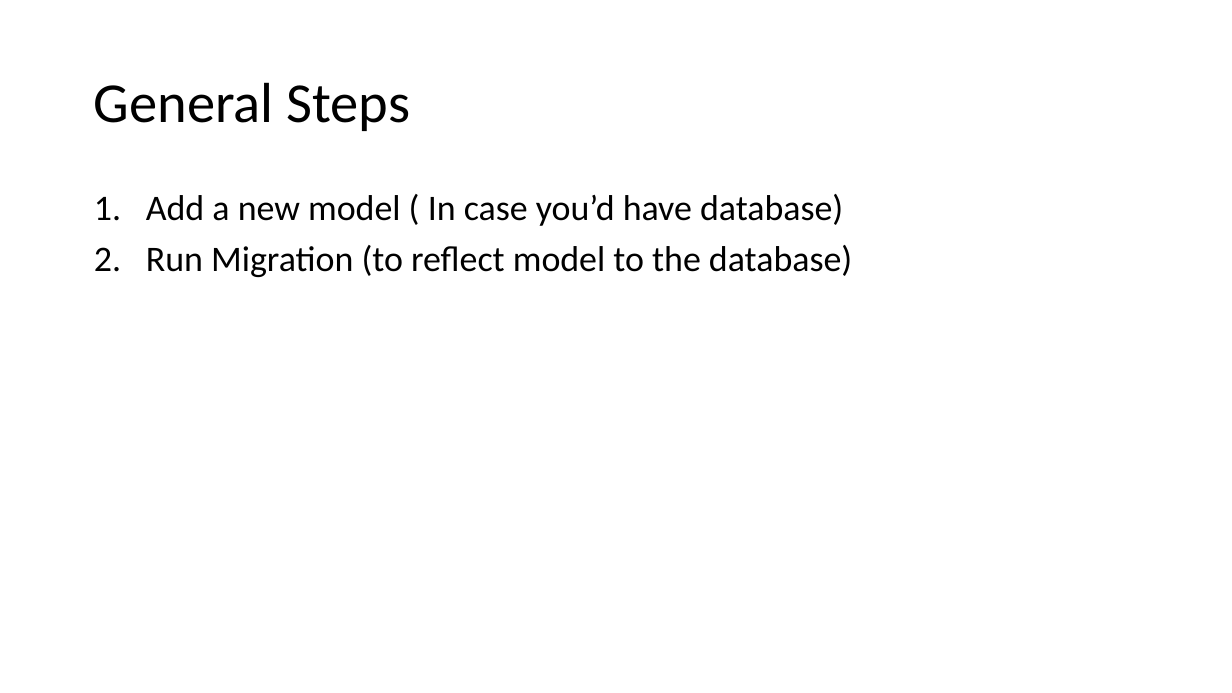
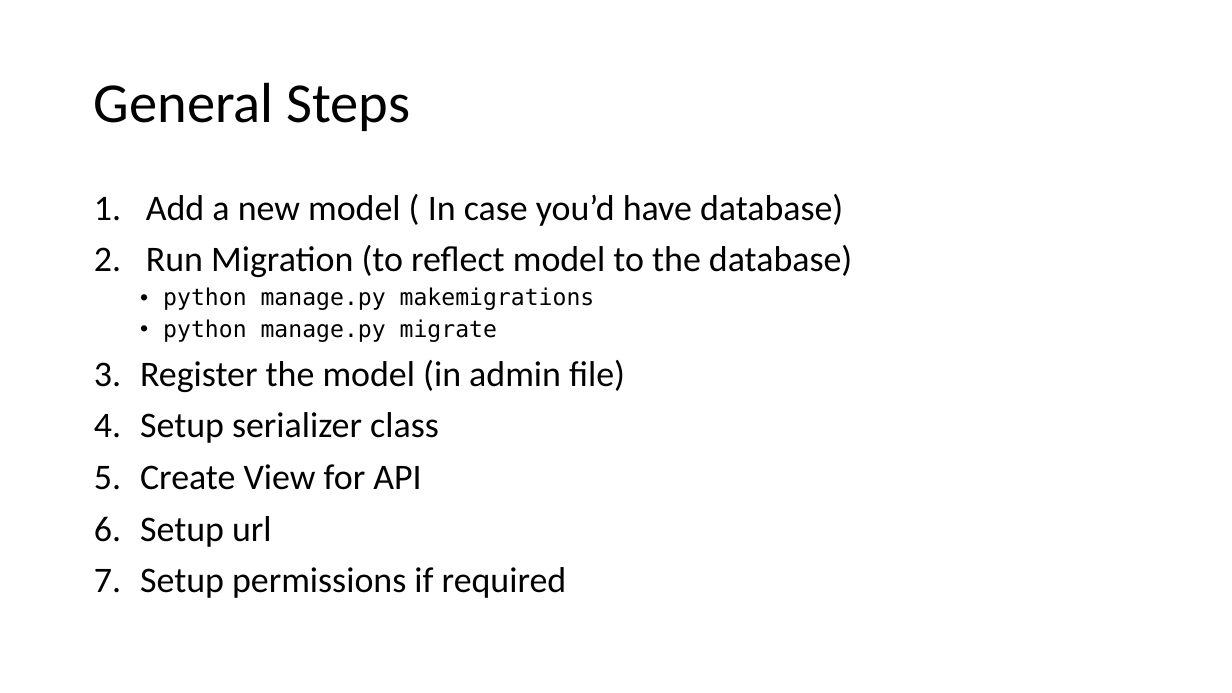
Before and after one commit to Smit24-git/profiles-rest-api, a slide deck: slide 17 of setup.pptx. Drawn at 1232x693 pixels with LibreOffice and Linux fonts; fonts in the diff are those of the drawing. Boxes give left, top, right and bottom in pixels: in the first picture for what was removed or moved away, otherwise in the second. Text is boxed around its words. In the diff, an @@ line names an element or a change of style, - is before the commit and + after.

Commit message:
updated setup presentation

```diff
--- a/setup.pptx
+++ b/setup.pptx
@@ text at bbox=[140, 287, 625, 598]: paragraphs added @@
+  • python manage.py makemigrations
+  • python manage.py migrate
+3. Register the model (in admin file)
+4. Setup serializer class
+5. Create View for API
+6. Setup url
+7. Setup permissions if required
```
